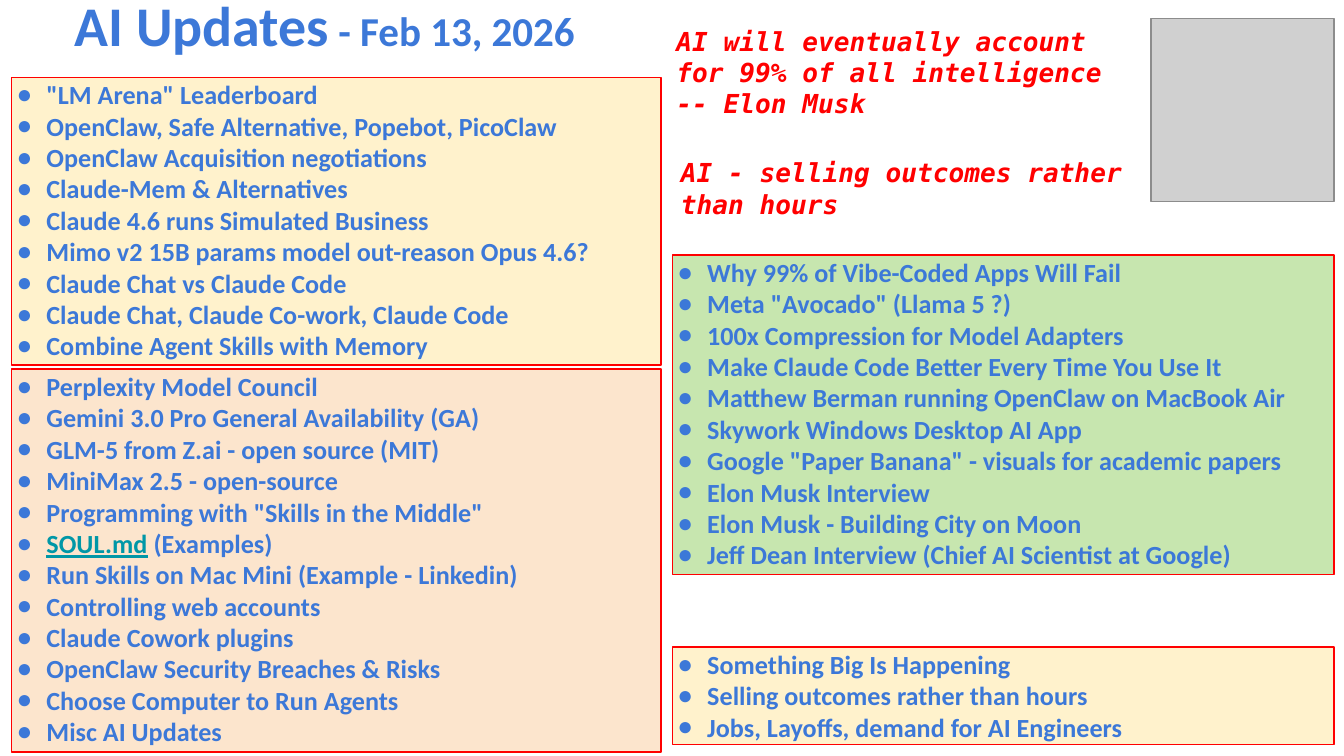
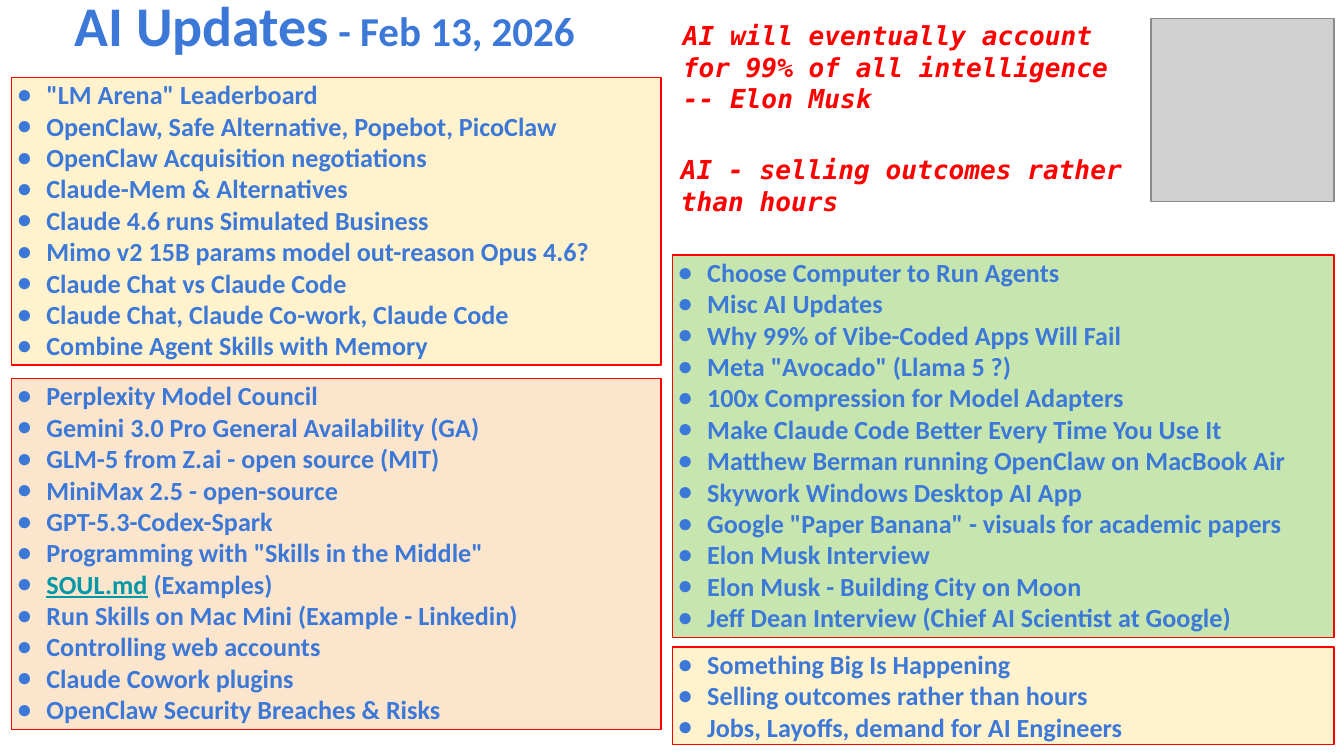
Before and after one commit to lselector/seminar, a slide deck: slide 1 of 2026/2026-02-13-AI-Updates.pptx. Drawn at 1344x756 pixels with LibreOffice and Linux fonts; fonts in the diff are those of the drawing; grey boxes stand for pictures. Boxes give left, top, right and bottom in pixels: in the first picture for what was removed or moved away, otherwise in the second. Text is boxed around its words. In the diff, an @@ line names an element or a change of style, - is before the commit and + after.

```diff
--- a/2026/2026-02-13-AI-Updates.pptx
+++ b/2026/2026-02-13-AI-Updates.pptx
@@ text "AI will eventually account for ...": place and size @@
-text "AI will eventually account for ..." at bbox=[676, 30, 1102, 114]
+text "AI will eventually account for ..." at bbox=[683, 25, 1108, 109]
@@ rectangle "Choose Computer to Run Agents": place and size @@
-rectangle "Choose Computer to Run Agents" at bbox=[672, 255, 1333, 575]
+rectangle "Choose Computer to Run Agents" at bbox=[672, 255, 1333, 638]
@@ text in rectangle at bbox=[707, 263, 1059, 317]: paragraphs added @@
+● Choose Computer to Run Agents
+● Misc AI Updates
@@ rectangle "Perplexity Model Council": place and size @@
-rectangle "Perplexity Model Council" at bbox=[12, 370, 661, 753]
+rectangle "Perplexity Model Council" at bbox=[12, 379, 661, 730]
@@ text in rectangle at bbox=[46, 512, 272, 535]: paragraph added @@
+● GPT-5.3-Codex-Spark
@@ text in rectangle at bbox=[46, 691, 398, 745]: paragraphs removed @@
-● Choose Computer to Run Agents
-● Misc AI Updates
```
Also in this commit, not shown: 6 other slides changed, 1 slide added.
